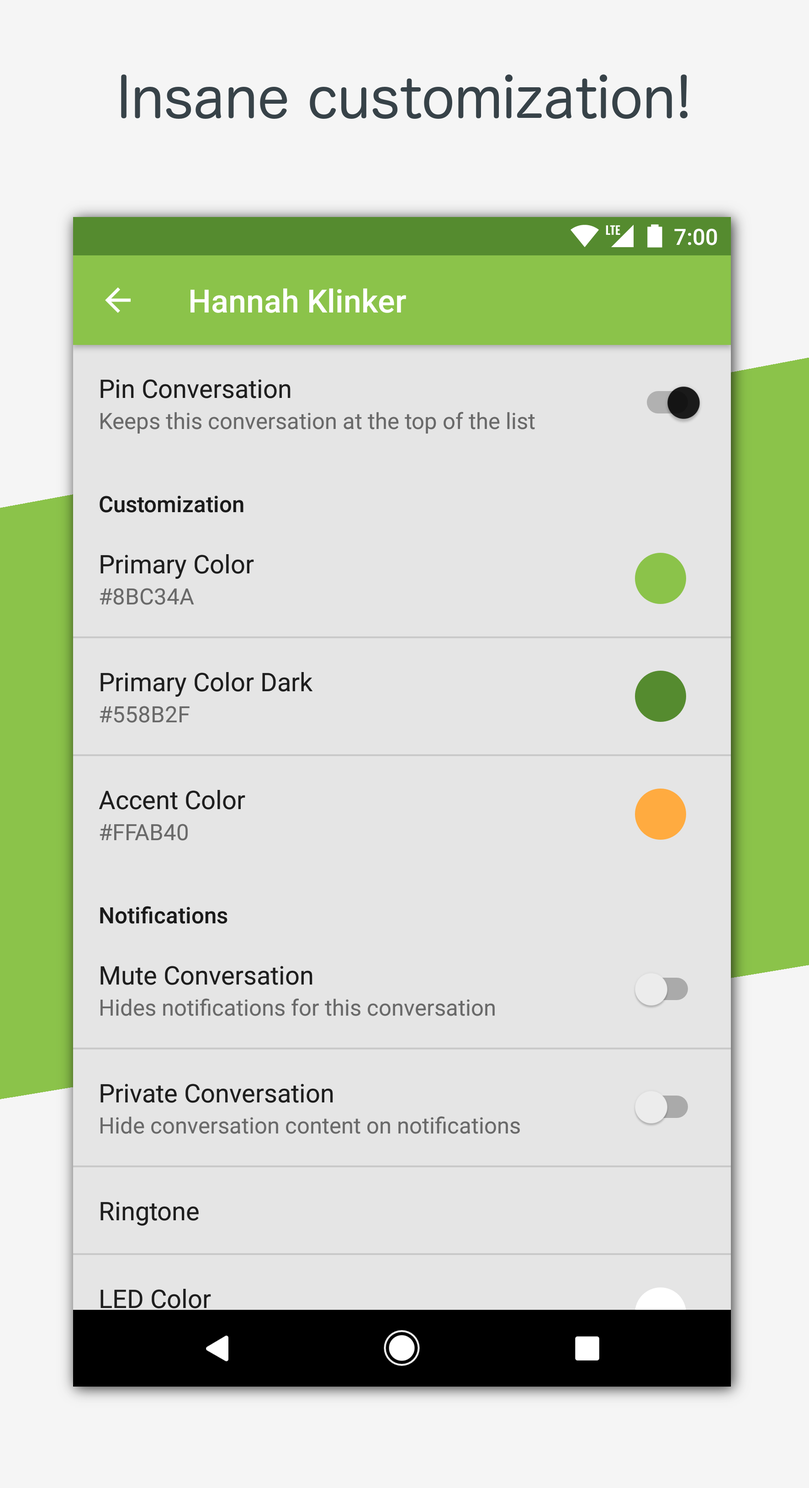
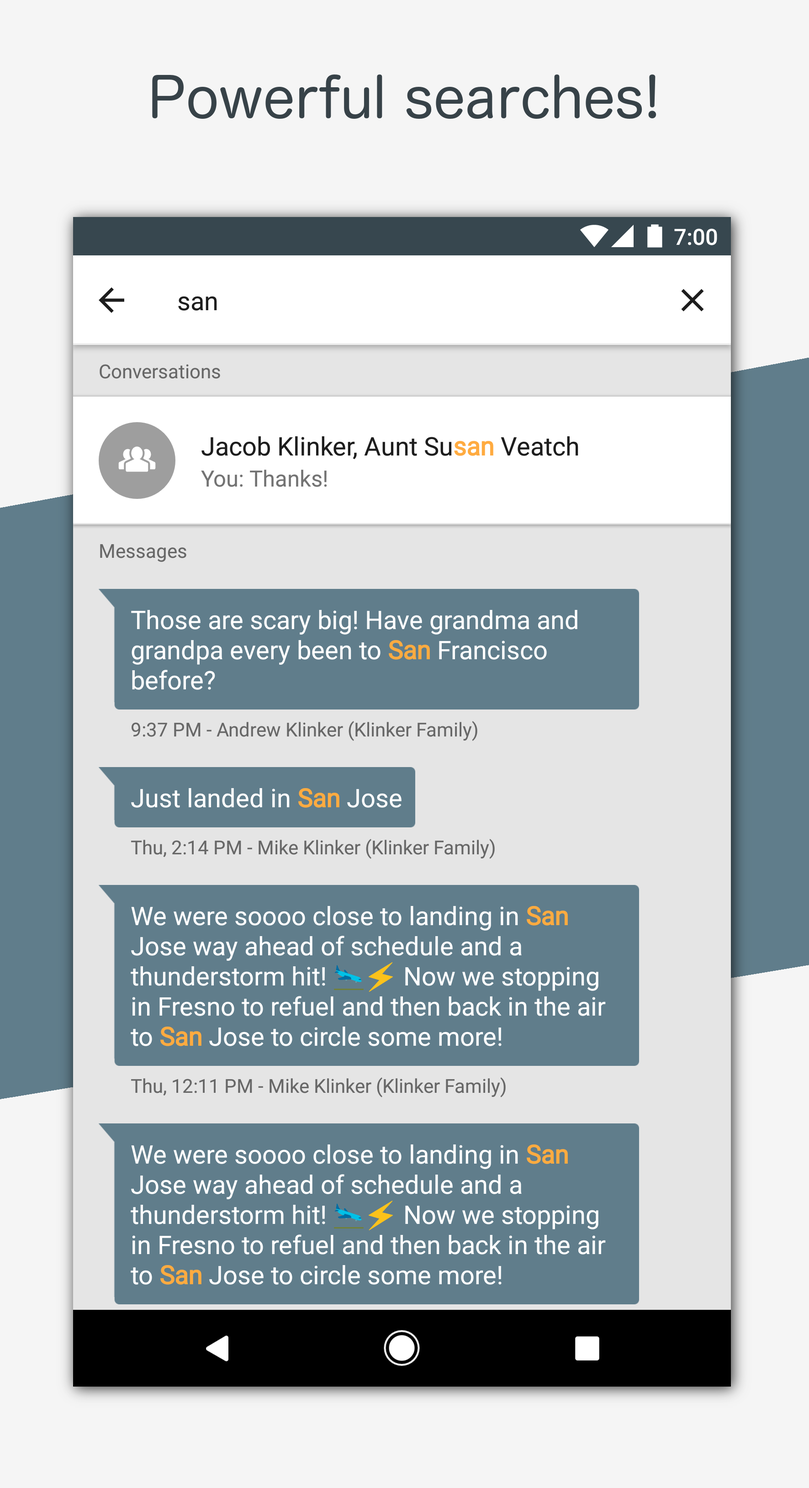
Comparing the layer stacks of the two w=809, h=1488 images. Changes:
renamed "5.png" to "4.png", painted on it over (x1=73, y1=216, x2=731, y2=1310)
renamed "Insane customization!" to "Powerful searches!", painted on it over (x1=121, y1=74, x2=688, y2=119)
painted on "Background Streak" over (x1=0, y1=357, x2=809, y2=1099)
